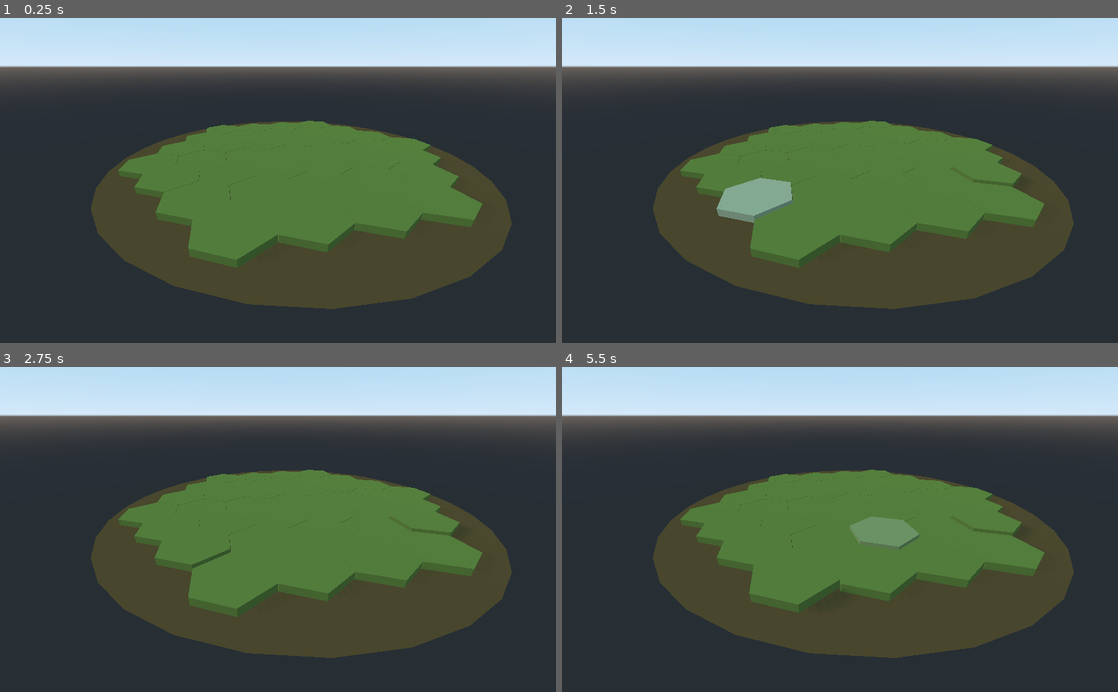
Above: before the commit, frames 1-4 (two rows, left to right).
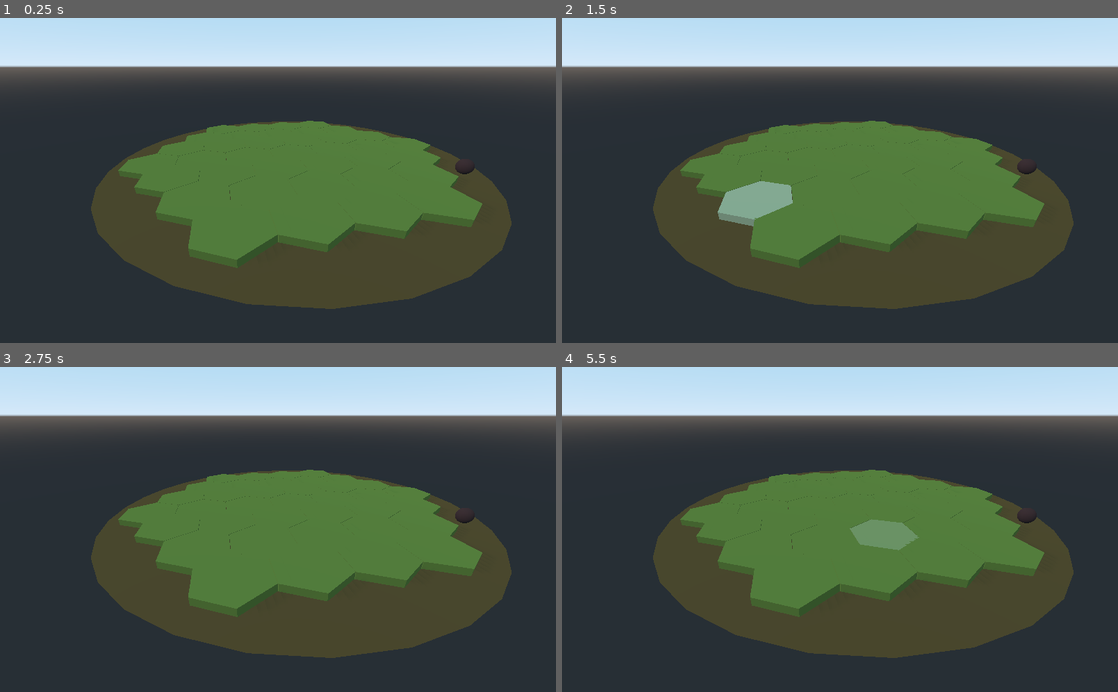
Above: after the commit, the same moments.

Repository: TwistedRay/photosynthesis
Game: Godot game, scene res://main.tscn
Two runs of this game, one before a commit and one after it. Both use one fixed random seed, a clock stepped at 60 frames per second and the inputs below.
Inputs (mouse positions are in pixels of both pictures, inside the frame that each line leads up to):
- Up to frame 1 (0.25 s): no input
- Up to frame 2 (1.5 s): tap Enter at 0.5 s; move the mouse to (962, 164) at 0.52 s; click (962, 164) at 0.67 s; move the mouse to (728, 196) at 1.27 s; click (728, 196) at 1.42 s
- Up to frame 3 (2.75 s): move the mouse to (333, 458) at 2.02 s; click (333, 458) at 2.17 s
- Up to frame 4 (5.5 s): tap Space at 2.75, 5 s; move the mouse to (812, 594) at 2.77 s; click (812, 594) at 2.92 s; move the mouse to (1006, 578) at 3.52 s; click (1006, 578) at 3.67 s; tap Enter at 4.25 s; move the mouse to (673, 480) at 4.27 s; click (673, 480) at 4.42 s; move the mouse to (867, 529) at 5.02 s; click (867, 529) at 5.17 s

The runs differ from the first frame. In frame 1, 0.1% of the frame differs, in the area x 81-86%, y 43-49%; in frame 2, 0.6%; in frame 3, 0.5%; in frame 4, 0.9%, in the area x 27-86%, y 43-77%.

Commit message:
Added logic with seed

Diff:
--- a/Cylinder.tscn
+++ b/Cylinder.tscn
@@ -1,7 +1,8 @@
-[gd_scene load_steps=6 format=2]
+[gd_scene load_steps=12 format=2]
 
 [ext_resource path="res://Cylinder022.gd" type="Script" id=1]
 [ext_resource path="res://materials/UsualCylinder.tres" type="Material" id=2]
+[ext_resource path="res://materials/Seed.tres" type="Material" id=3]
 
 [sub_resource type="ArrayMesh" id=1]
 surfaces/0 = {
@@ -34,6 +35,36 @@
 "values": [ Color( 0.411765, 0.521569, 0.207843, 1 ), Color( 0.670588, 0.721569, 0.572549, 1 ) ]
 }
 
+[sub_resource type="Animation" id=4]
+resource_name = "seedable"
+loop = true
+tracks/0/type = "value"
+tracks/0/path = NodePath(".:material/0:albedo_color")
+tracks/0/interp = 1
+tracks/0/loop_wrap = true
+tracks/0/imported = false
+tracks/0/enabled = true
+tracks/0/keys = {
+"times": PoolRealArray( 0, 0.5, 1 ),
+"transitions": PoolRealArray( 1, 1, 1 ),
+"update": 0,
+"values": [ Color( 0.411765, 0.521569, 0.207843, 1 ), Color( 0.819608, 0.956863, 0.560784, 1 ), Color( 0.411765, 0.521569, 0.207843, 1 ) ]
+}
+
+[sub_resource type="SphereMesh" id=5]
+radius = 0.125
+height = 0.3
+
+[sub_resource type="SphereShape" id=6]
+radius = 0.5
+
+[sub_resource type="CylinderMesh" id=7]
+top_radius = 0.05
+bottom_radius = 0.15
+
+[sub_resource type="CylinderShape" id=8]
+radius = 0.2
+
 [node name="Cylinder" type="MeshInstance"]
 mesh = SubResource( 1 )
 material/0 = ExtResource( 2 )
@@ -42,10 +73,31 @@
 [node name="StaticBody" type="StaticBody" parent="."]
 
 [node name="CollisionShape" type="CollisionShape" parent="StaticBody"]
-shape = SubResource( 3 )
+shape = SubResource( 2 )
 
 [node name="AnimationPlayer" type="AnimationPlayer" parent="."]
-anims/color = SubResource( 4 )
+anims/color = SubResource( 3 )
+anims/seedable = SubResource( 4 )
+
+[node name="SeedMesh" type="MeshInstance" parent="."]
+visible = false
+mesh = SubResource( 5 )
+material/0 = ExtResource( 3 )
+
+[node name="StaticBody" type="StaticBody" parent="SeedMesh"]
+
+[node name="CollisionShape" type="CollisionShape" parent="SeedMesh/StaticBody"]
+shape = SubResource( 6 )
+
+[node name="TreeMesh" type="MeshInstance" parent="."]
+visible = false
+mesh = SubResource( 7 )
+material/0 = ExtResource( 3 )
+
+[node name="StaticBody" type="StaticBody" parent="TreeMesh"]
+
+[node name="CollisionShape" type="CollisionShape" parent="TreeMesh/StaticBody"]
+shape = SubResource( 8 )
 [connection signal="input_event" from="StaticBody" to="." method="_on_StaticBody_input_event"]
 [connection signal="mouse_entered" from="StaticBody" to="." method="_on_StaticBody_mouse_entered"]
 [connection signal="mouse_exited" from="StaticBody" to="." method="_on_StaticBody_mouse_exited"]
--- a/Cylinder022.gd
+++ b/Cylinder022.gd
@@ -2,22 +2,49 @@
 onready var myAnimation = get_node("AnimationPlayer")
 onready var selected = preload("res://materials/SelectedCylinder.tres")
 onready var usual = preload("res://materials/UsualCylinder.tres")
+onready var seedable = preload("res://materials/Seedable.tres")
+onready var SeedMesh = get_node("SeedMesh")
+var seed_state = 0
+var can_seed = false
+signal seeded
+
+func _ready():
+	var Seed = get_tree().get_root().find_node("Seed",true,false)
+	var Root = get_tree().get_root().find_node("photosynthesis",true,false)
+	Seed.connect("clicked",self, "_on_Clicked")
+	Root.connect("got_seeded",self,"_on_got_seeded")
+	self.set_surface_material(0,usual)
+
 
 func _on_StaticBody_input_event(camera, event, click_position, click_normal, shape_idx):
 	if event is InputEventMouseButton and event.pressed:
-		if event.button_index == BUTTON_LEFT:
-			var v = Vector3(0, 0.1, 0)
-			self.translate_object_local(v)
-		if event.button_index == BUTTON_RIGHT:
-			var v = Vector3(0, -0.1, 0)
-			self.translate_object_local(v)
+		if event.button_index == BUTTON_LEFT and can_seed == true and seed_state == 0:
+			SeedMesh.set_visible(true)
+			seed_state = 1
+			emit_signal("seeded")
 
 
 
 func _on_StaticBody_mouse_entered():
-	self.set_surface_material(0,selected)
-	myAnimation.play("color")
+	if can_seed != true:
+		self.set_surface_material(0,selected)
+#		var v = Vector3(0, 0.1, 0)
+#		self.translate_object_local(v)
+		myAnimation.play("color")
 
 
 func _on_StaticBody_mouse_exited():
+	if can_seed != true:
+		self.set_surface_material(0,usual)
+#		var v = Vector3(0, -0.1, 0)
+#		self.translate_object_local(v)
+
+func _on_Clicked():
+	if seed_state == 0:
+		can_seed = true
+		self.set_surface_material(0,seedable)
+		myAnimation.play("seedable")
+
+func _on_got_seeded():
+	can_seed = false
 	self.set_surface_material(0,usual)
--- /dev/null
+++ b/Seed.gd
@@ -0,0 +1,8 @@
+extends MeshInstance
+
+signal clicked
+
+func _on_StaticBody_input_event(camera, event, click_position, click_normal, shape_idx):
+	if event is InputEventMouseButton and event.pressed:
+		if event.button_index == BUTTON_LEFT:
+			emit_signal("clicked")
--- /dev/null
+++ b/Seed.tscn
@@ -0,0 +1,22 @@
+[gd_scene load_steps=5 format=2]
+
+[ext_resource path="res://Seed.gd" type="Script" id=1]
+[ext_resource path="res://materials/Seed.tres" type="Material" id=2]
+
+[sub_resource type="SphereMesh" id=1]
+radius = 0.1
+height = 0.2
+
+[sub_resource type="SphereShape" id=3]
+radius = 0.216556
+
+[node name="Seed" type="MeshInstance"]
+mesh = SubResource( 1 )
+material/0 = ExtResource( 2 )
+script = ExtResource( 1 )
+
+[node name="StaticBody" type="StaticBody" parent="."]
+
+[node name="CollisionShape" type="CollisionShape" parent="StaticBody"]
+shape = SubResource( 3 )
+[connection signal="input_event" from="StaticBody" to="." method="_on_StaticBody_input_event"]
--- a/main.gd
+++ b/main.gd
@@ -2,9 +2,8 @@
 
 var x_offset = 1.742
 var z_offset = 0.01
-var gap = 0.01
 onready var Item = preload("res://Cylinder.tscn")
-onready var test_material = preload("res://materials/SelectedCylinder.tres")
+signal got_seeded
 var path = [
 	{
 		"x":0,
@@ -47,11 +46,6 @@
 func _ready():
 	create_board()
 
-
-func get_gap(direction: int):
-	return gap if direction > 0 else -gap
-
-
 func duplicate_block(x_position: float, z_position: float, count: int):
 	for i in range(count):
 		var x = x_position + i * x_offset
@@ -59,9 +53,11 @@
 		var Vect3 = Vector3(x,0,z)
 		var newElement = Item.instance()
 		newElement.translate(Vect3)
+		newElement.connect("seeded", self, "_on_Seeded")
 		self.add_child(newElement)
 
-
+func _on_Seeded():
+	emit_signal("got_seeded")
 
 func create_board():
 	for item in path:
--- a/main.tscn
+++ b/main.tscn
@@ -1,5 +1,6 @@
-[gd_scene load_steps=4 format=2]
+[gd_scene load_steps=5 format=2]
 
+[ext_resource path="res://Seed.tscn" type="PackedScene" id=1]
 [ext_resource path="res://main.gd" type="Script" id=3]
 
 [sub_resource type="ArrayMesh" id=1]
@@ -39,3 +40,6 @@
 transform = Transform( 0.0150776, 0.531523, -0.84691, 0.0034517, 0.846973, 0.531624, 0.99988, -0.0109389, 0.0109357, -7.12769, 4.51858, -2.94883 )
 light_energy = 0.35
 shadow_enabled = true
+
+[node name="Seed" parent="." instance=ExtResource( 1 )]
+transform = Transform( 1, 0, 0, 0, 1, 0, 0, 0, 1, 3, 2, 2 )
--- /dev/null
+++ b/materials/Seed.tres
@@ -0,0 +1,4 @@
+[gd_resource type="SpatialMaterial" format=2]
+
+[resource]
+albedo_color = Color( 0.262745, 0.164706, 0.164706, 1 )
--- /dev/null
+++ b/materials/Seedable.tres
@@ -0,0 +1,4 @@
+[gd_resource type="SpatialMaterial" format=2]
+
+[resource]
+albedo_color = Color( 0.411765, 0.521569, 0.207843, 1 )
Not shown: 1 places in Cylinder.tscn that only renumber resources
